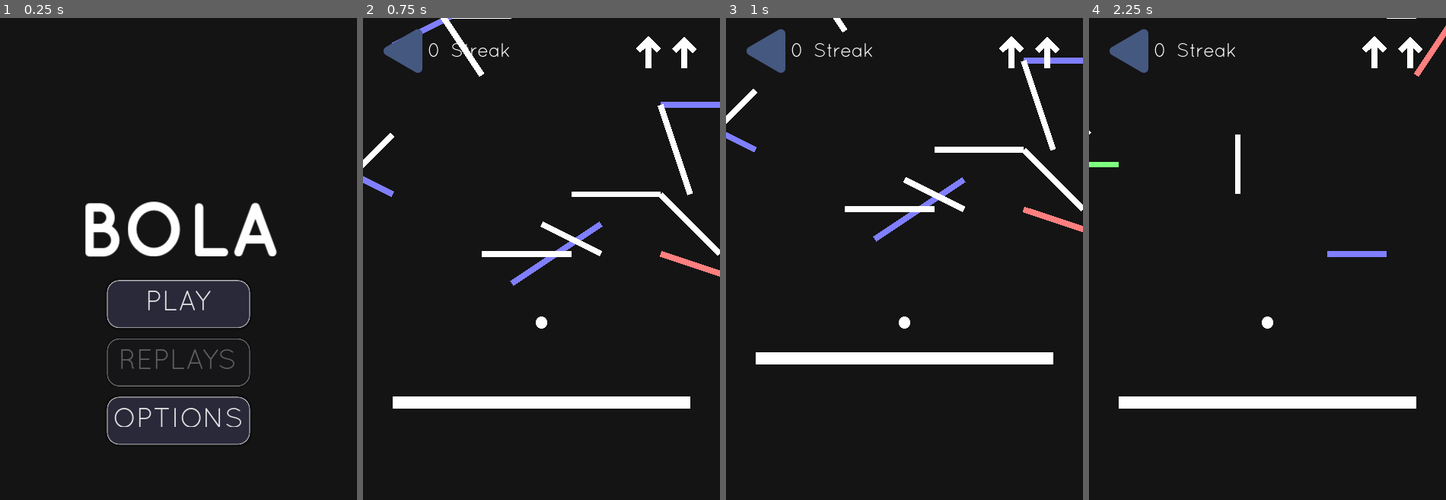
Above: before the commit, frames 1-4 (left to right).
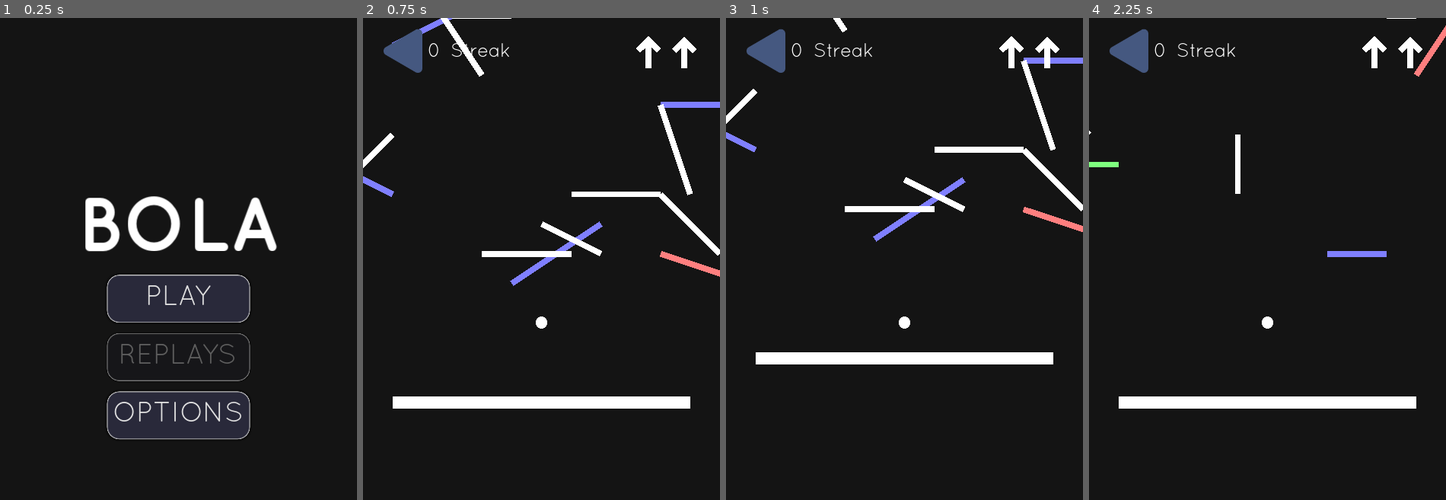
Above: after the commit, the same moments.

Repository: manglemix/Bola
Game: Godot game, scene res://levels/main_menu.tscn
Two runs of this game, one before a commit and one after it. Both use one fixed random seed, a clock stepped at 60 frames per second and the inputs below.
Inputs (mouse positions are in pixels of both pictures, inside the frame that each line leads up to):
- Up to frame 1 (0.25 s): no input
- Up to frame 2 (0.75 s): click "PLAY" at 0.5 s
- Up to frame 3 (1 s): no input
- Up to frame 4 (2.25 s): click (1128, 51) at 1.25 s; click "PLAY" at 2 s

The runs differ from the first frame. In frame 1, 5.7% of the frame differs, in the area x 23-78%, y 36-89%; in frame 2, nothing differs; in frame 3, nothing differs; in frame 4, nothing differs.
Error after the commit: Parse Error: The identifier "label" isn't declared in the current scope.

Commit message:
added debugging stuff

Diff:
--- a/autoloads/game_state.gd
+++ b/autoloads/game_state.gd
@@ -46,15 +46,15 @@
 
 func lost():
 	# warning-ignore:return_value_discarded
+	win_streak = 0
 	get_tree().change_scene(get_tree().current_scene.filename)
-	win_streak = 0
 	Replays.reset()
 
 
 func won():
 	# warning-ignore:return_value_discarded
+	win_streak += 1
 	get_tree().change_scene(get_tree().current_scene.filename)
-	win_streak += 1
 	# warning-ignore:return_value_discarded
 	Replays.save_replay()
 	yield(get_tree(), "idle_frame")
--- a/levels/level_root.gd
+++ b/levels/level_root.gd
@@ -4,7 +4,7 @@
 
 export var vertical_leeway := 600.0
 
-var _going_back := false
+var _can_lose := true
 
 
 func _ready():
@@ -32,16 +32,17 @@
 
 
 func _go_back():
-	_going_back = true
+	_can_lose = false
 	GameState.win_streak = 0
 	# warning-ignore:return_value_discarded
 	get_tree().change_scene("res://levels/main_menu.tscn")
 
 
 func _on_screen_exited():
-	if _going_back: return
+	if not _can_lose: return
 	GameState.lost()
 
 
 func win():
+	_can_lose = false
 	GameState.won()
--- a/levels/main_menu.tscn
+++ b/levels/main_menu.tscn
@@ -107,6 +107,13 @@
 	get_tree().change_scene(\"res://levels/settings_ui.tscn\")
 "
 
+[sub_resource type="GDScript" id=14]
+script/source = "extends Label
+
+
+func _ready():
+	label.text = str(GameState.difficulty)"
+
 [node name="Node2D" type="Node2D"]
 script = SubResource( 3 )
 
@@ -118,24 +125,24 @@
 alignment = 1
 
 [node name="Label" type="Label" parent="CanvasLayer/VBoxContainer"]
-margin_top = 306.0
+margin_top = 296.0
 margin_right = 600.0
-margin_bottom = 424.0
+margin_bottom = 414.0
 theme = SubResource( 5 )
 text = "BOLA"
 align = 1
 
 [node name="Control" type="Control" parent="CanvasLayer/VBoxContainer"]
-margin_top = 428.0
+margin_top = 418.0
 margin_right = 600.0
-margin_bottom = 438.0
+margin_bottom = 428.0
 rect_min_size = Vector2( 0, 10 )
 
 [node name="VBoxContainer" type="VBoxContainer" parent="CanvasLayer/VBoxContainer"]
 margin_left = 180.0
-margin_top = 442.0
+margin_top = 432.0
 margin_right = 420.0
-margin_bottom = 718.0
+margin_bottom = 728.0
 rect_min_size = Vector2( 240, 0 )
 size_flags_horizontal = 4
 
@@ -195,6 +202,12 @@
 text = "OPTIONS"
 script = SubResource( 13 )
 
+[node name="Label" type="Label" parent="CanvasLayer/VBoxContainer/VBoxContainer"]
+margin_top = 280.0
+margin_right = 240.0
+margin_bottom = 296.0
+script = SubResource( 14 )
+
 [connection signal="pressed" from="CanvasLayer/VBoxContainer/VBoxContainer/Play" to="CanvasLayer/VBoxContainer/VBoxContainer/Play" method="_on_Play_pressed"]
 [connection signal="pressed" from="CanvasLayer/VBoxContainer/VBoxContainer/Replays" to="CanvasLayer/VBoxContainer/VBoxContainer/Replays" method="_on_Play_pressed"]
 [connection signal="pressed" from="CanvasLayer/VBoxContainer/VBoxContainer/Options" to="CanvasLayer/VBoxContainer/VBoxContainer/Options" method="_on_Play_pressed"]
Not shown: 1 places in levels/main_menu.tscn that only renumber resources
